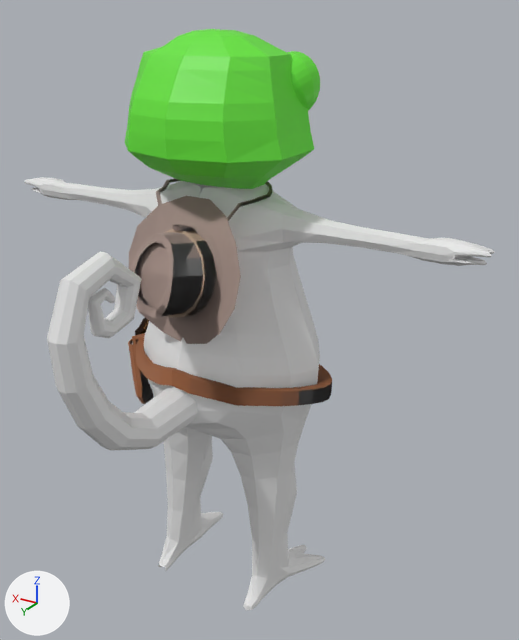
The Blender file Blender/Main_character-Fixed-version.blend, before and after one commit.
Both versions are drawn from a 50 mm camera at (-3.95, 5.79, 6.37) aimed at (-0.54, 0.1, 3.53). The axes (+X, +Y, +Z) are drawn at lower left. The lights are the same throughout. The older version comes first.

Script lines for the objects in view, before the commit:
```python
ob_badge = bpy.data.objects.new('Badge', me_cylinder_003)
ob_badge.parent = ob_hat
ob_badge.location = (4.662, -0.447, 4.983)
ob_body = bpy.data.objects.new('Body', me_cube_002)
ob_body.location = (0.0, -0.11, 2.79)
ob_hat = bpy.data.objects.new('Hat', me_cylinder_001)
ob_hat.location = (4.66, -0.45, 4.98)
ob_head = bpy.data.objects.new('Head', me_sphere_005)
ob_head.location = (-0.02, 0.0, 5.52)
ob_tail = bpy.data.objects.new('Tail', me_cylinder)
ob_tail.location = (0.0, 0.66, 2.73)
ob_upper_lid = bpy.data.objects.new('upper lid', me_sphere_003)
ob_upper_lid.location = (0.67, -0.23, 5.8)
# also in view: 'Belt' at (0.09, -0.08, 2.55)
```
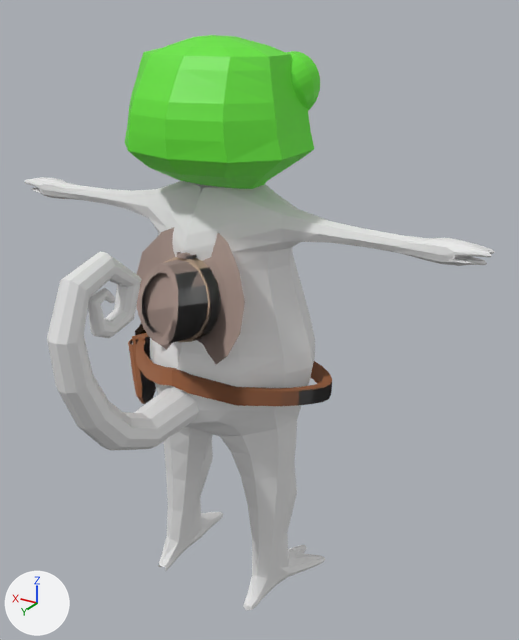
Not visible in the pictures: 'Badge'.

Pixel boxes (x1, y1, x2, y2) of what changed, in the pictures (519 x 640 px; the box of a moved part takes in the faces that stretch with it):
'Head', reshaped
    before: (125, 29, 314, 189)
    after: (125, 35, 314, 189)
'Hat', reshaped, moved, turned, modifiers changed
    before: (129, 179, 272, 344)
    after: (137, 227, 245, 364)
part 1 of me_cube_002, moved or reshaped
    both: (52, 180, 439, 480)
part 2 of me_cylinder_001, added
    after: (177, 252, 196, 259)
part 3 of me_cylinder_001, added
    after: (180, 252, 191, 255)
part 4 of me_cylinder_001, deleted
    before: (156, 179, 272, 221)
part 5 of me_sphere_005, moved or reshaped
    before: (145, 29, 289, 57)
    after: (145, 35, 289, 57)

What changed in the scene script:
```text
Change me_cylinder_001:
    used by ob_hat; location = (4.66, -0.45, 4.98)
    remove me_cylinder_001.from_pydata(...)  # 226 vertices, 210 faces; spans x -5.33..-4.02, y -0.05..1.58, z -1.62..-0.16
    add me_cylinder_001.from_pydata(...)  # 246 vertices, 219 faces; spans x -5.33..-4.02, y 0.8..1.58, z -1.62..-0.22
    me_cylinder_001 part 2: a new loose piece of 80 vertices spanning x -4.77..-4.58, y 0.95..1.15, z -0.5..-0.42, in mat_hat
    me_cylinder_001 part 3: a new loose piece of 16 vertices spanning x -4.74..-4.61, y 0.99..1.12, z -0.46..-0.43, in mat_hat
    me_cylinder_001 part 4: the loose piece of 76 vertices spanning x -5.28..-4.07, y -0.05..0.94, z -0.46..-0.16 is deleted
Change me_cube_002:
    used by ob_body; location = (0.0, -0.11, 2.79)
    remove me_cube_002.from_pydata(...)  # 775 vertices, 774 faces; spans x -2.7..2.7, y -0.87..1.0, z -2.81..2.06
    add me_cube_002.from_pydata(...)  # 775 vertices, 774 faces; spans x -2.7..2.7, y -0.86..1.0, z -2.81..2.06
    me_cube_002 part 1: 184 of 775 vertices moved; they spanned x -2.17..2.17, y -0.87..0.76, z -0.87..1.86 and now span x -2.16..2.16, y -0.86..0.74, z -0.87..1.86; mean shift (0.0, 0.0, 0.0); largest move (1.04, -0.01, -0.18) -> (0.94, -0.01, -0.18)
Change me_sphere_005:
    used by ob_head; location = (-0.02, 0.0, 5.52)
    remove me_sphere_005.from_pydata(...)  # 218 vertices, 209 faces; spans x -0.88..0.88, y -1.0..0.81, z -0.7..0.7
    add me_sphere_005.from_pydata(...)  # 218 vertices, 209 faces; spans x -0.88..0.88, y -1.0..0.81, z -0.7..0.65
    me_sphere_005 part 5: all 34 vertices in x -0.49..0.49, y -0.45..0.38, z 0.58..0.7 are scaled about their middle by (1, 1, 0.678), then moved by (0.0, 0.0, -0.04)
Change ob_hat:
    remove _m = ob_hat.modifiers.new('Boolean', 'BOOLEAN')
    remove _m.object = ob_badge
    remove _m.operation = 'UNION'
    ob_hat.location: (4.66, -0.45, 4.98) -> (4.66, -0.47, 4.71)
    ob_hat.rotation_euler: (0.0, 0.0, 0.0) -> (-0.0617, 0.0143, -0.00576)  # degrees (0, 0, 0) -> degrees (-3.5, 0.8, -0.3)
Remove ob_badge:
    ob_badge = bpy.data.objects.new('Badge', me_cylinder_003)
    ob_badge.parent = ob_hat
    ob_badge.matrix_parent_inverse = Matrix(((1.0, 0.0, 0.0, -4.662), (0.0, 1.0, 0.0, 0.447), (0.0, 0.0, 1.0, -4.983), (0.0, 0.0, 0.0, 1.0)))
    ob_badge.location = (4.662, -0.447, 4.983)
```
